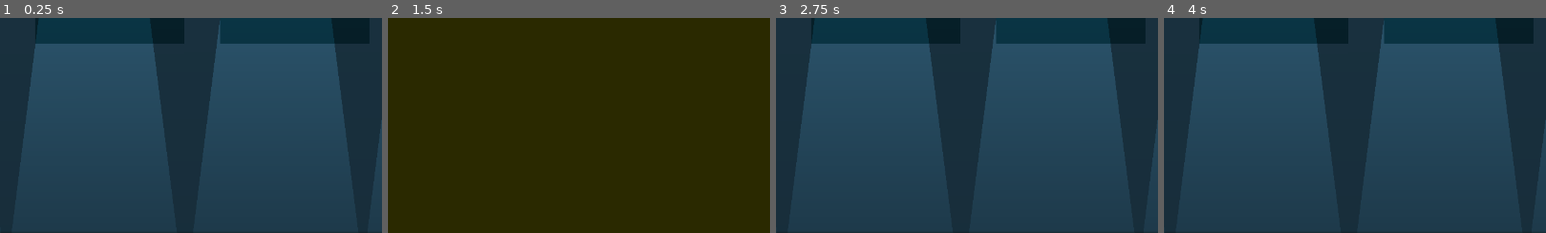
Above: before the commit, frames 1-4 (left to right).
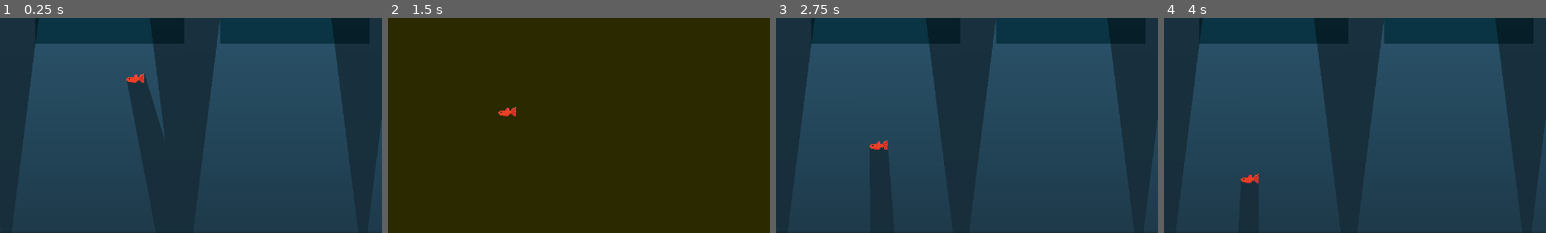
Above: after the commit, the same moments.

Repository: adrientremblay/ld56
Game: Godot game, scene res://scenes/game_screen.tscn
Same seed, same stepped clock (60 frames per second), same inputs: the game is played once before the commit and once after it.
Inputs:
- Up to frame 1 (0.25 s): no input
- Up to frame 2 (1.5 s): click "Buy Creatures" at 0.5 s; click "buy snail" at 1.25 s
- Up to frame 3 (2.75 s): click "Buy Creatures" at 2 s
- Up to frame 4 (4 s): click "Buy Creatures" at 2.75 s; click "Accept" at 3.5 s
The pictures show only the part of the screen within x 26-76%, y 32-82%; the shares and areas given below are measured in that part.

The runs differ from the first frame. In frame 1, 2.5% of the frame differs, in the area x 33-44%, y 25-69%; in frame 2, 0.1%; in frame 3, 0.5%; in frame 4, 0.1%.

Commit message:
Basic water creature idling

Diff:
--- a/scenes/game_screen.tscn
+++ b/scenes/game_screen.tscn
@@ -12,6 +12,7 @@
 [ext_resource type="Script" path="res://scenes/ContractMenu.gd" id="8_u3xyv"]
 [ext_resource type="PackedScene" uid="uid://83gh73m2e22b" path="res://scenes/contract.tscn" id="10_j63wu"]
 [ext_resource type="AudioStream" uid="uid://b1ff8obdl5xsk" path="res://assets/audio/theme_song.mp3" id="12_x36kj"]
+[ext_resource type="PackedScene" uid="uid://bx2cxds4tduly" path="res://scenes/water_creature.tscn" id="13_kriy5"]
 
 [sub_resource type="NavigationPolygon" id="NavigationPolygon_w865j"]
 vertices = PackedVector2Array(1043, 610, 1080, 378, 1143, 582, 436, 593, 476, 369, 551, 604, 741, 607, 783, 375, 858, 6 …(263 unchanged characters)…
@@ -268,6 +269,12 @@
 volume_db = -15.974
 autoplay = true
 
+[node name="Node2D" type="Node2D" parent="."]
+position = Vector2(1200, 577)
+
+[node name="WaterCreature" parent="." instance=ExtResource("13_kriy5")]
+position = Vector2(565, 315)
+
 [connection signal="pressed" from="UI/CreatureButton" to="UI" method="_on_creature_button_pressed"]
 [connection signal="pressed" from="UI/CreatureMenu/BoxContainer/BuySnail" to="." method="_on_buy_snail_pressed"]
 [connection signal="contract_menu_opened" from="UI/ContractMenu" to="UI" method="_on_contract_menu_contract_menu_opened"]
--- /dev/null
+++ b/scenes/water_creature.tscn
@@ -0,0 +1,26 @@
+[gd_scene load_steps=5 format=3 uid="uid://bx2cxds4tduly"]
+
+[ext_resource type="Script" path="res://scripts/water_creature.gd" id="1_rfnfv"]
+[ext_resource type="Texture2D" uid="uid://cxtbffhtgfu1u" path="res://assets/art/fish.png" id="1_ta52g"]
+
+[sub_resource type="CircleShape2D" id="CircleShape2D_3b2hi"]
+radius = 3.16228
+
+[sub_resource type="OccluderPolygon2D" id="OccluderPolygon2D_t40dd"]
+polygon = PackedVector2Array(-16, 2, -13, 0, 6, 0, 14, -6, 14, 10, -8, 10, -16, 6)
+
+[node name="WaterCreature" type="CharacterBody2D"]
+script = ExtResource("1_rfnfv")
+
+[node name="Sprite2D" type="Sprite2D" parent="."]
+scale = Vector2(2, 2)
+texture = ExtResource("1_ta52g")
+
+[node name="CollisionShape2D" type="CollisionShape2D" parent="."]
+position = Vector2(-6, 4)
+shape = SubResource("CircleShape2D_3b2hi")
+
+[node name="IdlePositionTimer" type="Timer" parent="."]
+
+[node name="LightOccluder2D" type="LightOccluder2D" parent="."]
+occluder = SubResource("OccluderPolygon2D_t40dd")
--- /dev/null
+++ b/scripts/water_creature.gd
@@ -0,0 +1,22 @@
+extends CharacterBody2D
+
+var WATER_TOP_LEFT_POS :Vector2 = Vector2(81, 106)
+var AQUARIUM_Y_VECTOR : Vector2 = Vector2(81, 471)
+var AQUARIUM_X_VECTOR : Vector2 = Vector2(1119, 106)
+
+var movement_speed: float = 50.0
+
+var target_position: Vector2
+
+func _ready() -> void:
+	change_idle_position()
+
+func _physics_process(delta):
+	if target_position == null:
+		return
+
+	velocity = self.position.direction_to(target_position) * movement_speed
+	move_and_slide()
+
+func change_idle_position() -> void:
+	target_position = WATER_TOP_LEFT_POS + (randf()*AQUARIUM_Y_VECTOR) + (randf()*AQUARIUM_X_VECTOR)
Binary file added: assets/art/fish.png
Not shown, added: assets/art/fish.png.import
Not shown: 1 places in scenes/game_screen.tscn that only renumber resources
